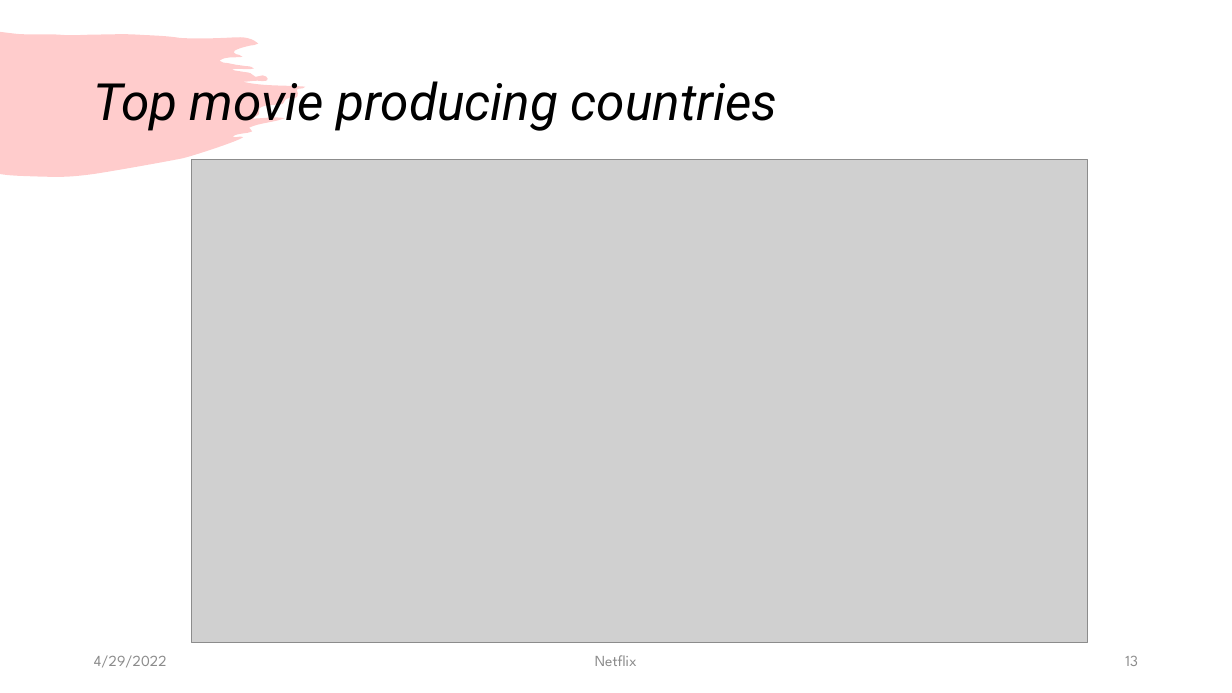
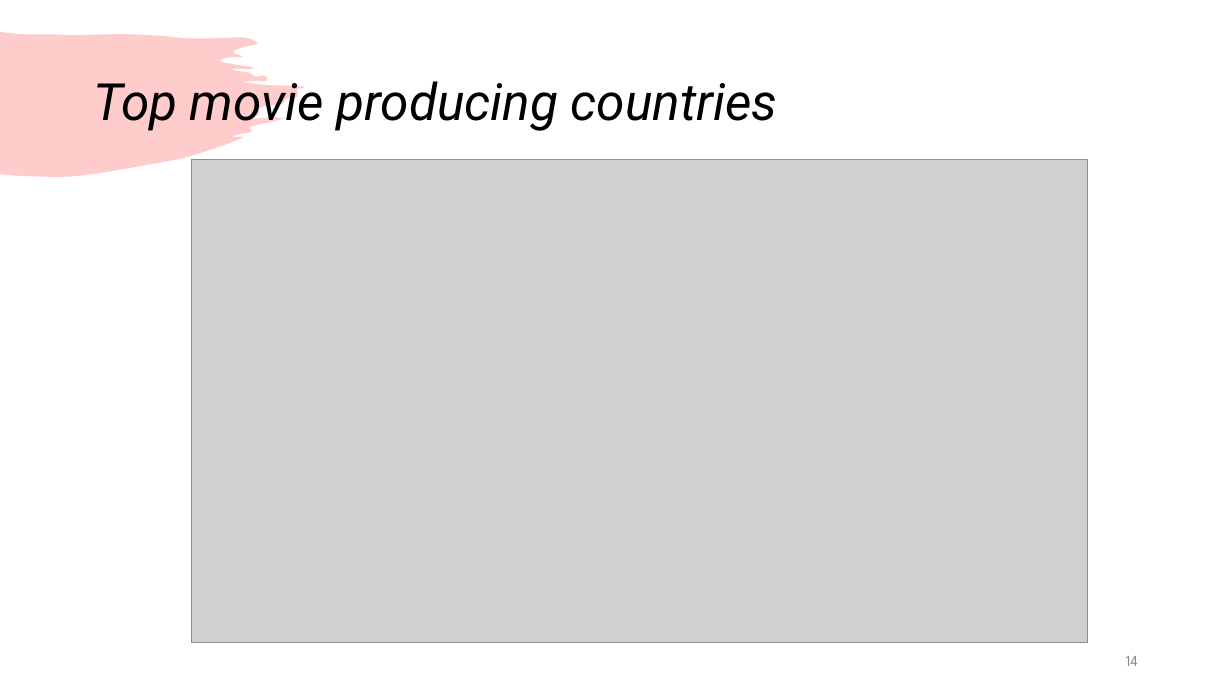
Before and after one commit to Kevinle76/NetFlix, a slide deck: slide 14 of Project_1.pptx (slide 13 before the commit). Drawn at 1232x693 pixels with LibreOffice and Linux fonts; fonts in the diff are those of the drawing; grey boxes stand for pictures. Boxes give left, top, right and bottom in pixels: in the first picture for what was removed or moved away, otherwise in the second. Text is boxed around its words. In the diff, an @@ line names an element or a change of style, - is before the commit and + after.

```diff
--- a/Project_1.pptx
+++ b/Project_1.pptx
@@ text removed at (94,655,167,668) @@
-4/29/2022
@@ text removed at (595,655,637,666) @@
-Netflix
@@ page number at (1126,656,1138,666): text changed @@
-13
+14
```
Also in this commit, not shown: 9 other slides changed, 1 slide added, 1 slide removed, 1 other file.
